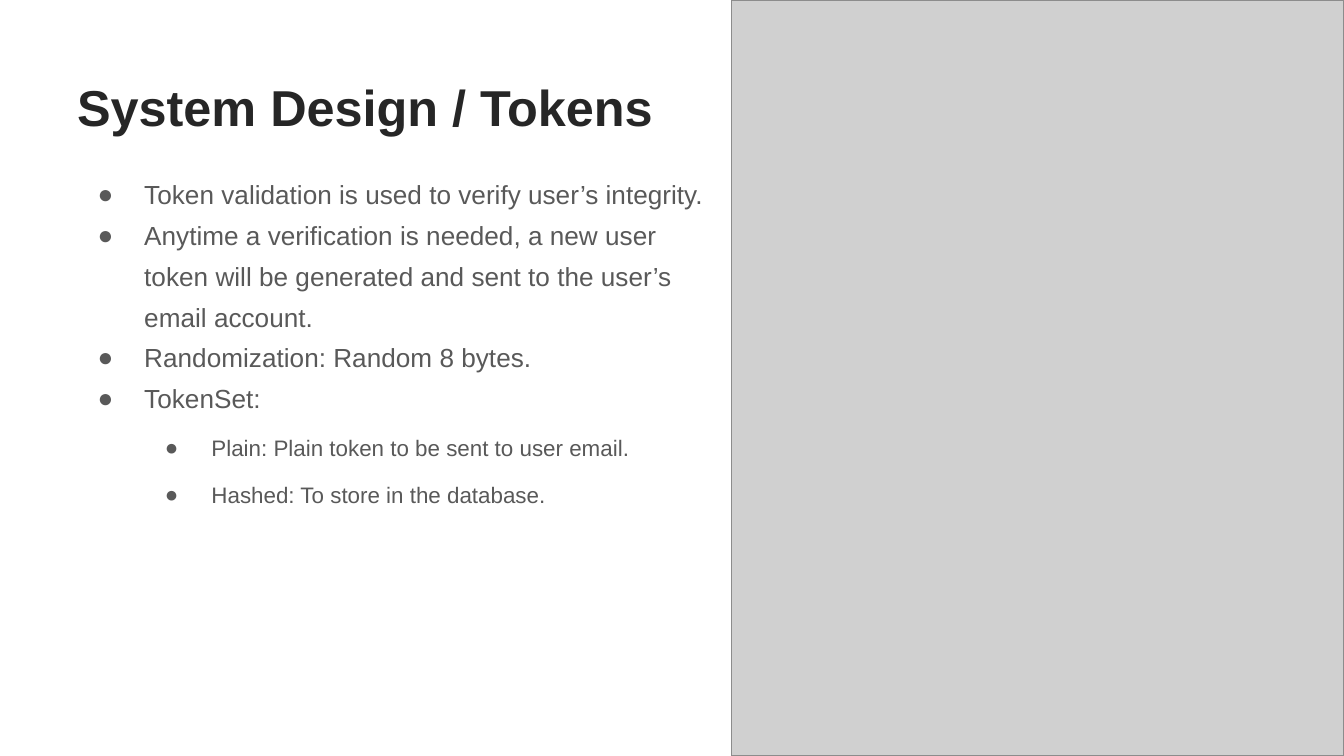
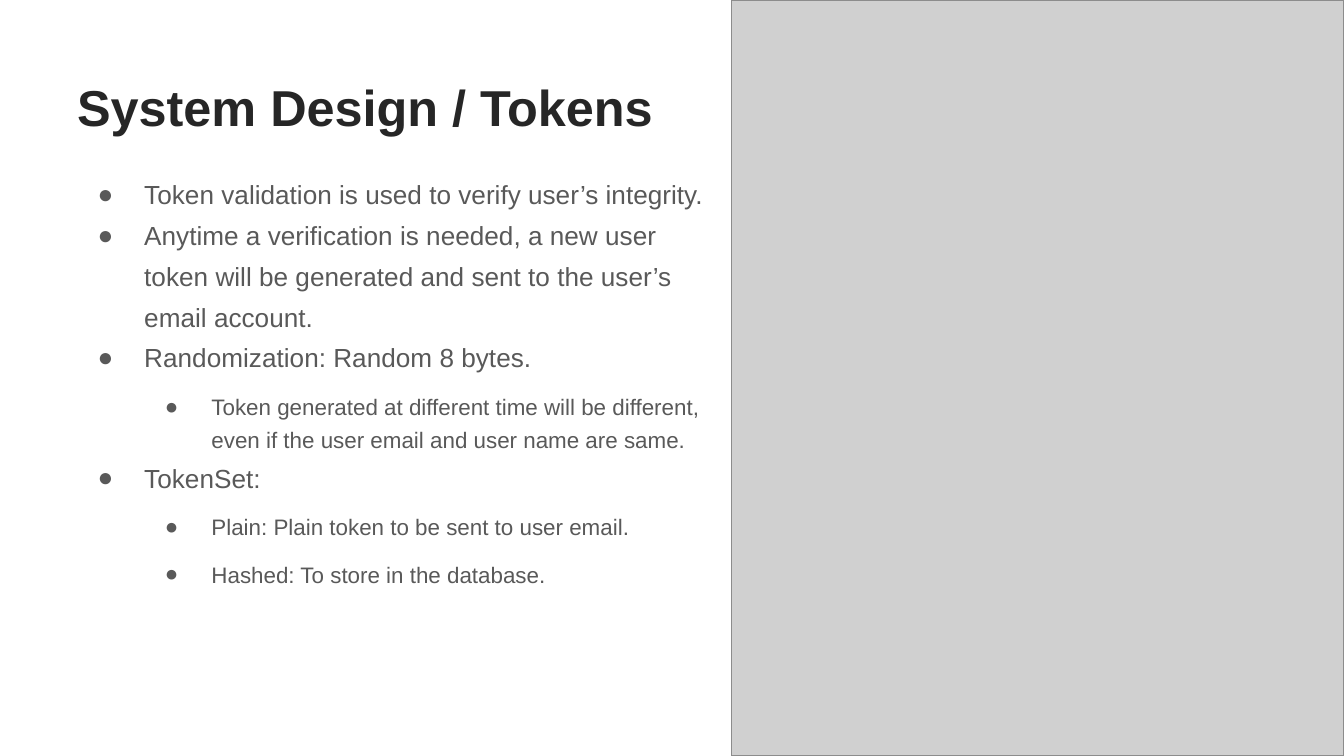
Before and after one commit to YanzhenHuang/CISC3003-Final-Project, a slide deck: slide 10 of My Project Archive/CISC3003-Project-Presentation (Final).pptx (slide 8 before the commit). Drawn at 1344x756 pixels with LibreOffice and Linux fonts; fonts in the diff are those of the drawing; grey boxes stand for pictures; background and template pictures are left out. Boxes give left, top, right and bottom in pixels: in the first picture for what was removed or moved away, otherwise in the second. Text is boxed around its words. In the diff, an @@ line names an element or a change of style, - is before the commit and + after.

```diff
--- a/My Project Archive/CISC3003-Project-Presentation (Final).pptx
+++ b/My Project Archive/CISC3003-Project-Presentation (Final).pptx
@@ text at <box>211,399,699,448</box>: paragraph added @@
+  ● Token generated at different time will be different, even if the user email and user name are same.
```
Also in this commit, not shown: 8 other slides changed, 5 slides added, 1 other file.
